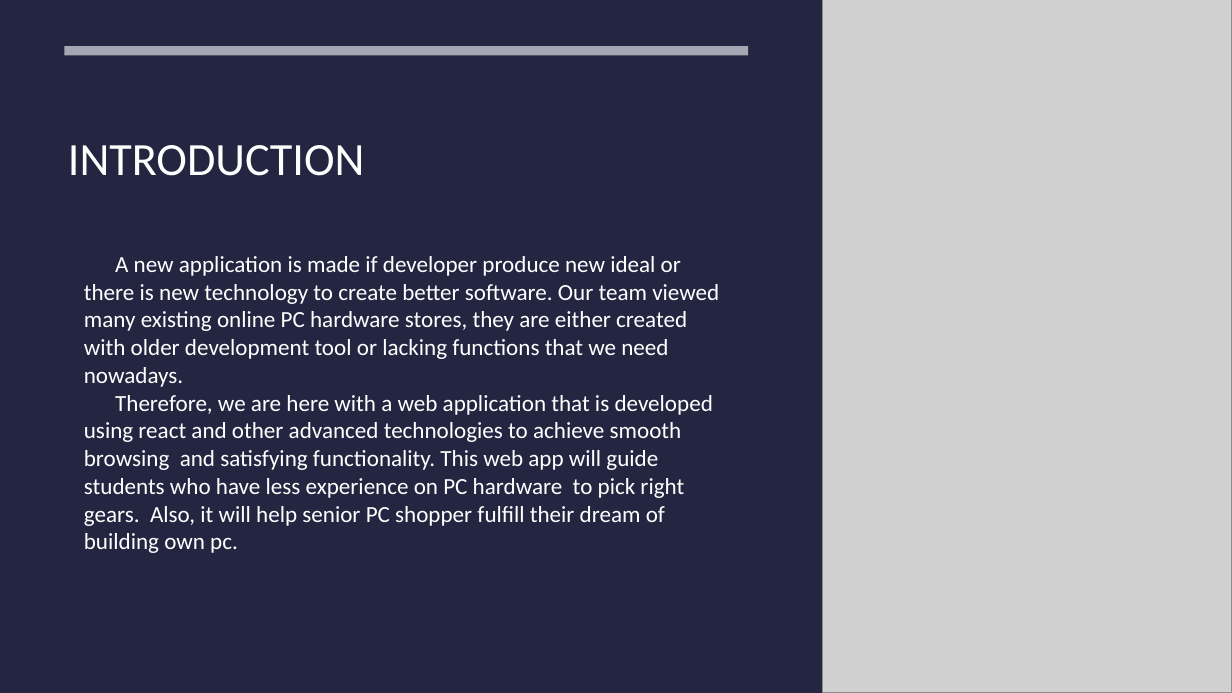
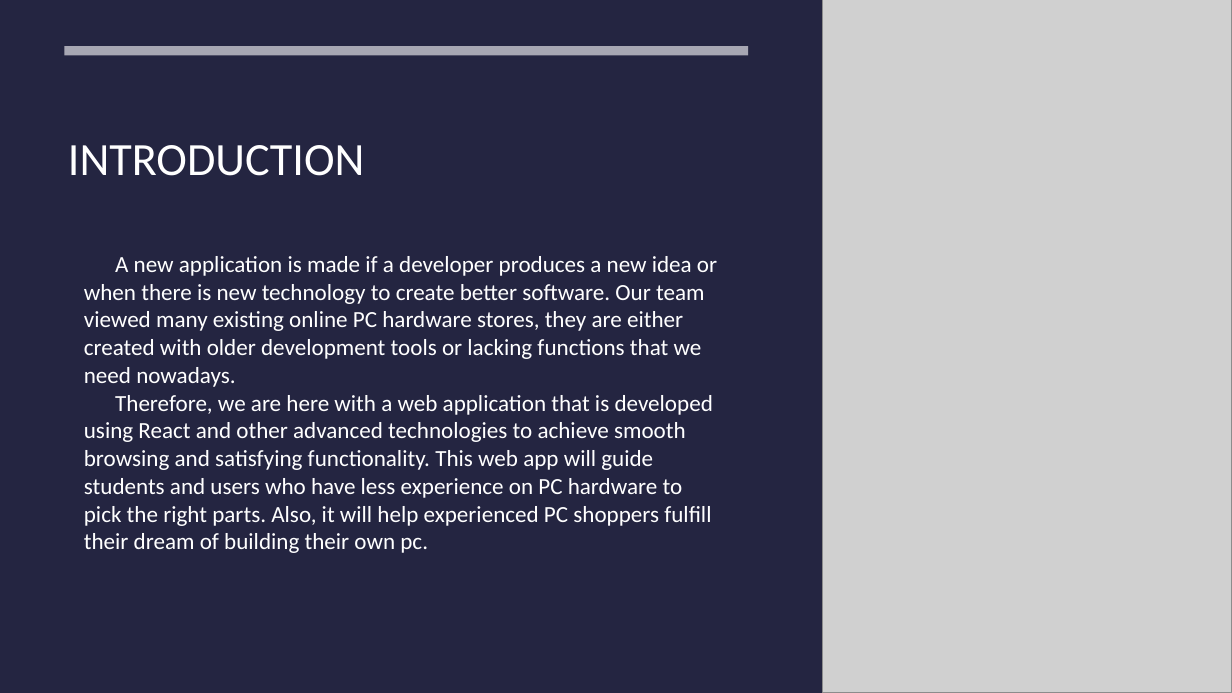
Before and after one commit to Xu12345-sophie/CS691TeamDice, a slide deck: slide 2 of Deliverable2/PC builder web application.pptx. Drawn at 1232x693 pixels with LibreOffice and Linux fonts; fonts in the diff are those of the drawing; grey boxes stand for pictures. Boxes give left, top, right and bottom in pixels: in the first picture for what was removed or moved away, otherwise in the second. Text is boxed around its words. In the diff, an @@ line names an element or a change of style, - is before the commit and + after.

```diff
--- a/Deliverable2/PC builder web application.pptx
+++ b/Deliverable2/PC builder web application.pptx
@@ text at <box>84,256,717,553</box>: text changed @@
-A new application is made if developer produce new ideal or there is new technology to create better software. Our team viewed many existing online PC hardware stores, they are either created with older development tool or lacking functions that we need nowadays.
-Therefore, we are here with a web application that is developed using react and other advanced technologies to achieve smooth browsing and satisfying functionality. This web app will guide students who have less experience on PC hardware to pick right gears. Also, it will help senior PC shopper fulfill their dream of building own pc.
+A new application is made if a developer produces a new idea or when there is new technology to create better software. Our team viewed many existing online PC hardware stores, they are either created with older development tools or lacking functions that we need nowadays.
+Therefore, we are here with a web application that is developed using React and other advanced technologies to achieve smooth browsing and satisfying functionality. This web app will guide students and users who have less experience on PC hardware to pick the right parts. Also, it will help experienced PC shoppers fulfill their dream of building their own pc.
```
Also in this commit, not shown: 4 other slides changed.
